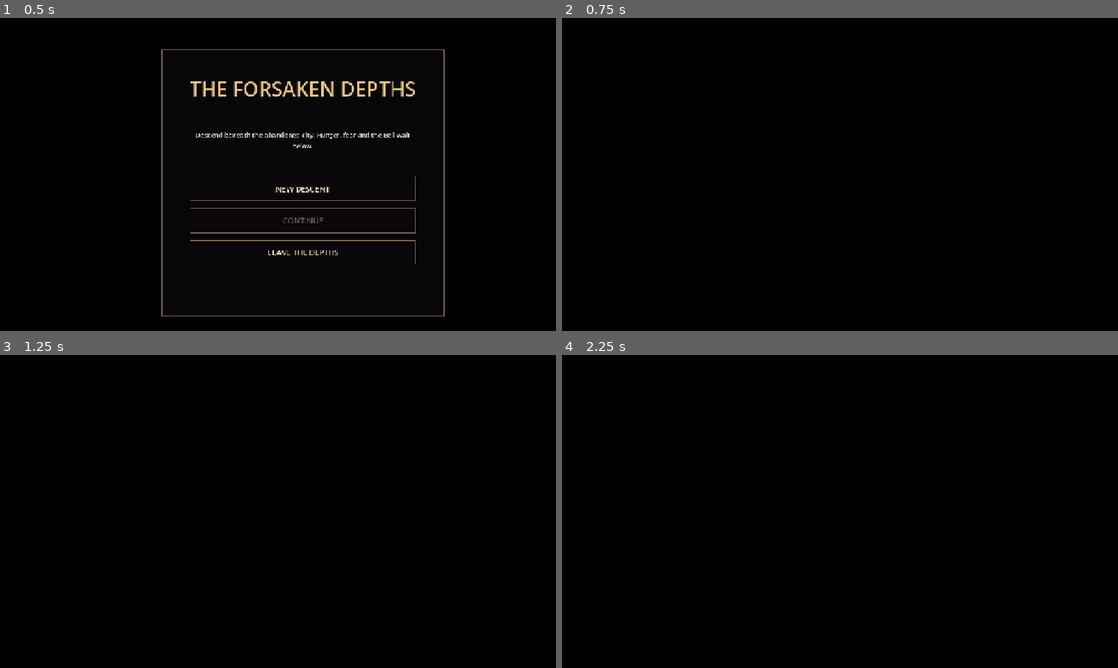
Above: before the commit, frames 1-4 (two rows, left to right).
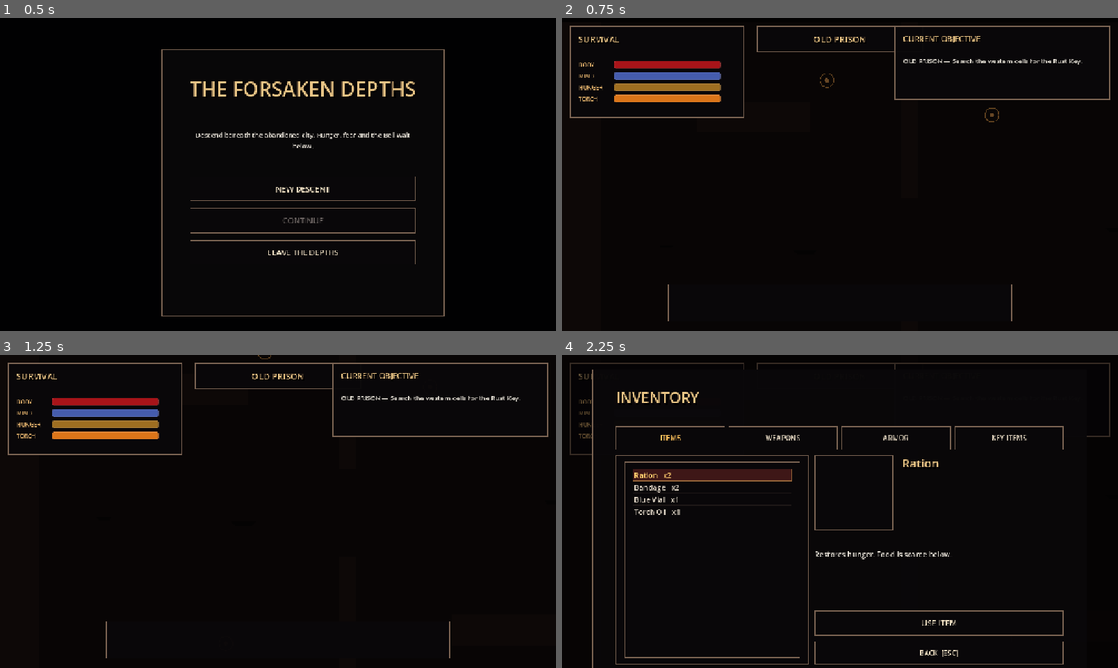
Above: after the commit, the same moments.

Repository: Worawit0/space-dodge-game01
Game: Godot game, scene res://scenes/main/main.tscn
The game is run twice, just before and just after one commit, with the same random seed, the same clock (stepped at 60 frames per second) and the same inputs.
Inputs:
- Up to frame 1 (0.5 s): no input
- Up to frame 2 (0.75 s): click "NEW DESCENT" at 0.5 s
- Up to frame 3 (1.25 s): no input
- Up to frame 4 (2.25 s): tap Enter at 1.25 s; hold D 1.28-2.03 s; tap E at 1.35 s; tap Space at 1.52, 2 s; hold S from 2.03 s (still down); tap I at 2.1 s

Frame 1 is identical in both runs. In frame 2, 3.7% of the frame differs, in the area x 1-99%, y 2-97%; in frame 3, 3.7%; in frame 4, 5.3%, in the area x 1-99%, y 2-100%.
Error before the commit: Parse Error: Cannot infer the type of "x" variable because the value doesn't have a set type. (res://scripts/world/game_world.gd:207)

Commit message:
Fix typed HUD area coordinate

Diff:
--- a/forsaken_v7/scripts/world/game_world.gd
+++ b/forsaken_v7/scripts/world/game_world.gd
@@ -204,7 +204,7 @@
 func _update_area() -> void:
 	if not hud or not player:
 		return
-	var x := player.global_position.x
+	var x: float = float(player.global_position.x)
 	var area := "OLD PRISON"
 	if x >= 2040.0:
 		area = "HEART OF THE BELL"
